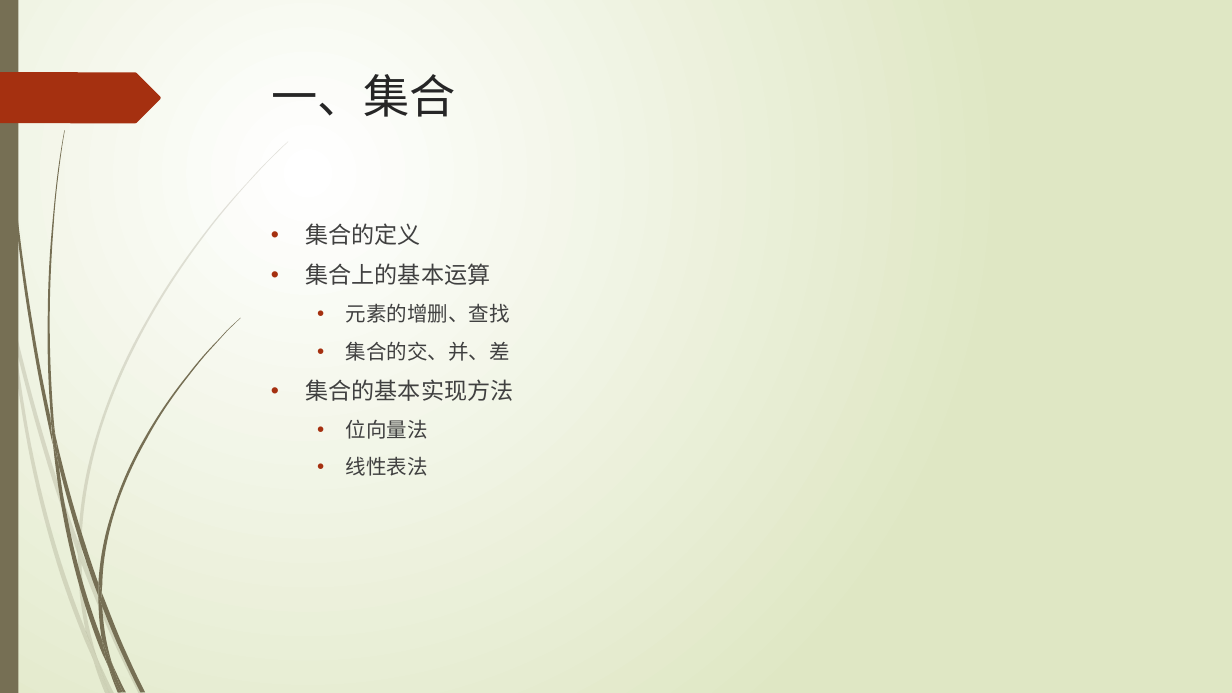
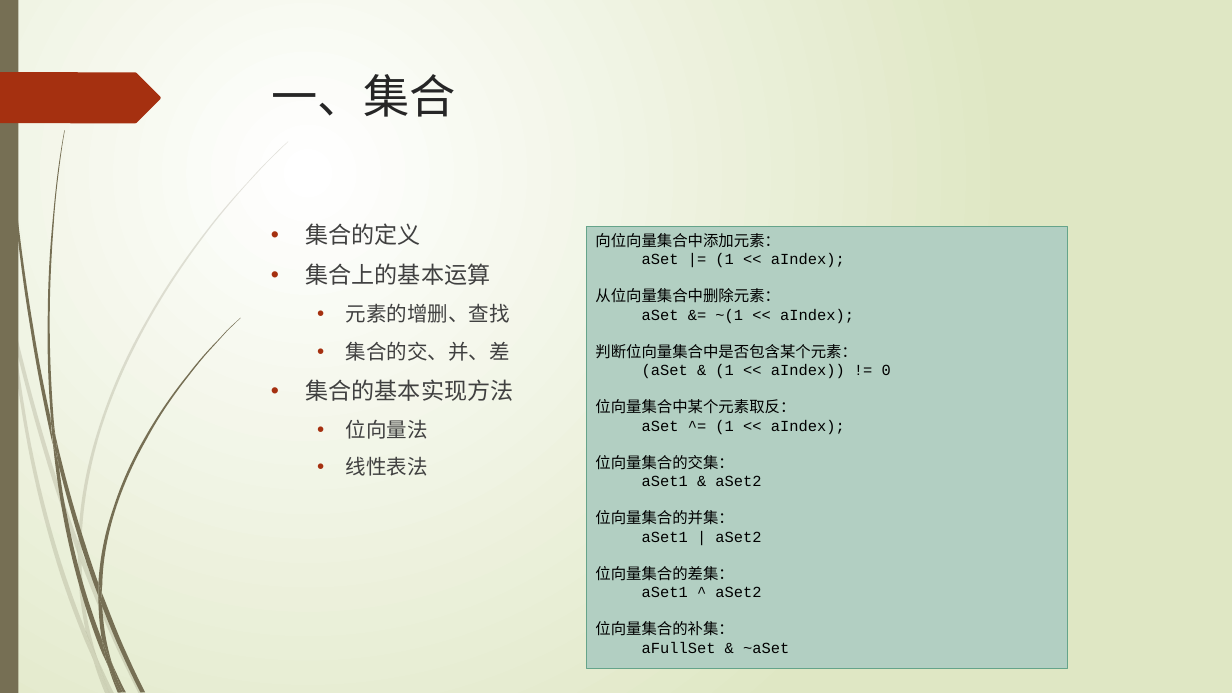
Before and after one commit to TeacherPeng/Datastruct, a slide deck: slide 2 of 教案/第08章 集合与查找.pptx. Drawn at 1232x693 pixels with LibreOffice and Linux fonts; fonts in the diff are those of the drawing. Boxes give left, top, right and bottom in pixels: in the first picture for what was removed or moved away, otherwise in the second. Text is boxed around its words. In the diff, an @@ line names an element or a change of style, - is before the commit and + after.

Commit message:
更新位向量集合教案和代码，更新二叉排序树删除操作教案和代码。

```diff
--- a/教案/第08章 集合与查找.pptx
+++ b/教案/第08章 集合与查找.pptx
@@ rectangle added at (587,226,1068,668), fill #B3CFC2, outline #65A48B 0.75 pt, 12 pt, text #000000 @@
+向位向量集合中添加元素：
+aSet |= (1 << aIndex);
+从位向量集合中删除元素：
+aSet &= ~(1 << aIndex);
+判断位向量集合中是否包含某个元素：
+(aSet & (1 << aIndex)) != 0
+位向量集合中某个元素取反：
+aSet ^= (1 << aIndex);
+位向量集合的交集：
+aSet1 & aSet2
+位向量集合的并集：
+aSet1 | aSet2
+位向量集合的差集：
+aSet1 ^ aSet2
+位向量集合的补集：
+aFullSet & ~aSet
```
Also in this commit, not shown: 3 other slides changed, 1 slide added, 3 other files.
